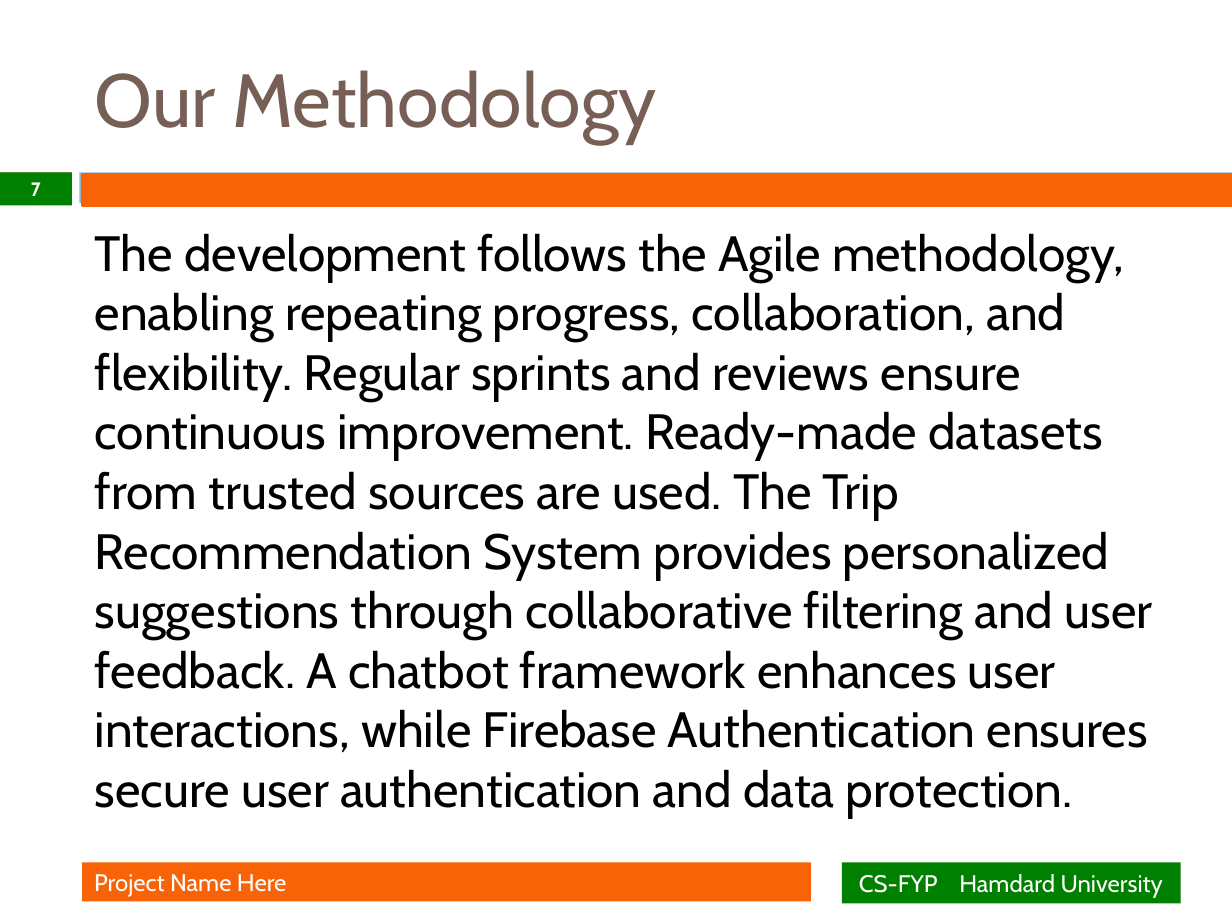
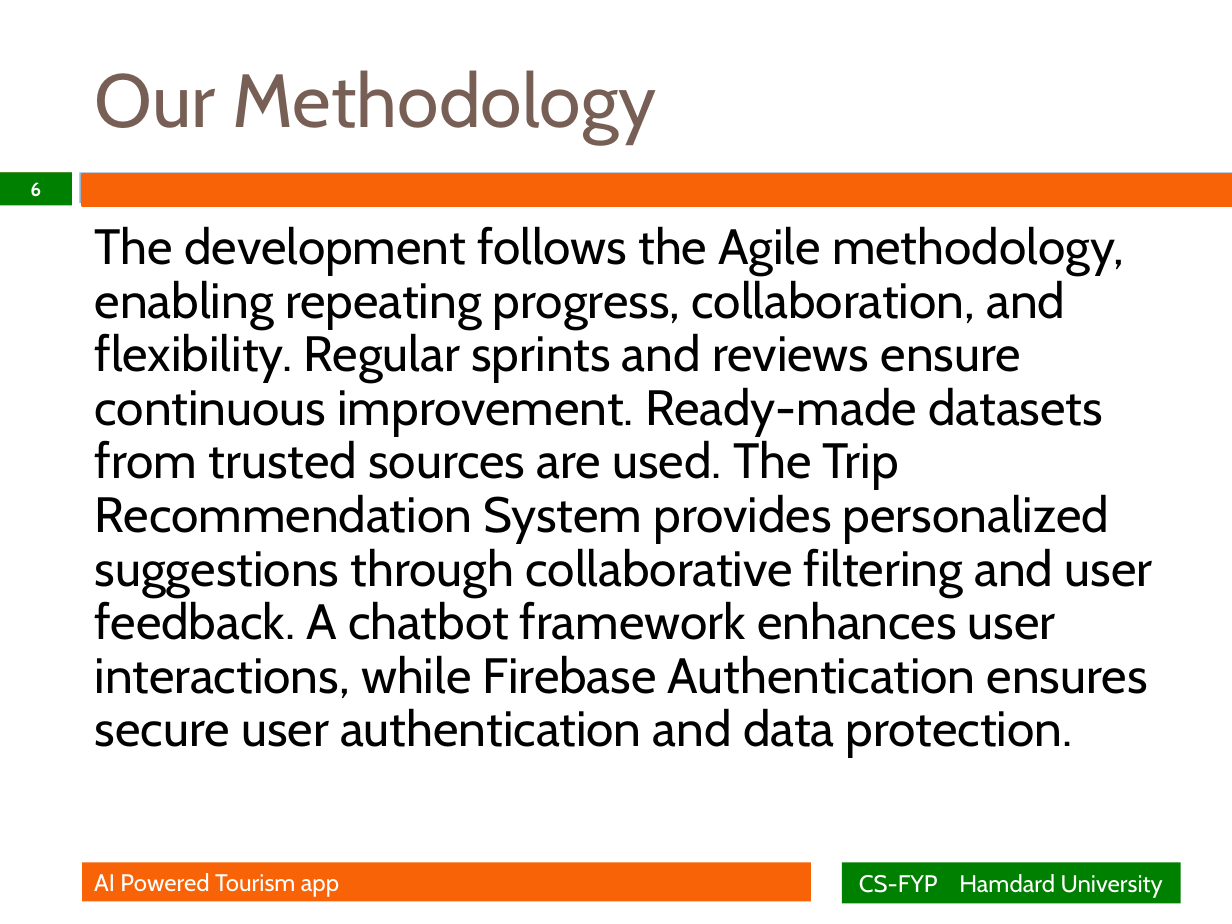
Before and after one commit to Daniyal702/TourismAppWithDocs, a slide deck: slide 6 of FYP Presentation.pptx (slide 7 before the commit). Drawn at 1232x924 pixels with LibreOffice and Linux fonts; fonts in the diff are those of the drawing; background and template pictures are left out. Boxes give left, top, right and bottom in pixels: in the first picture for what was removed or moved away, otherwise in the second. Text is boxed around its words. In the diff, an @@ line names an element or a change of style, - is before the commit and + after.

```diff
--- a/FYP Presentation.pptx
+++ b/FYP Presentation.pptx
@@ page number at (30,182,41,197): text changed @@
-7
+6
@@ text "The development follows the Agile ..." at (95,226,1153,757): line spacing 1 to 0.9 @@
@@ text in rectangle at (94,873,339,897): text changed @@
-Project Name Here
+AI Powered Tourism app
```
Also in this commit, not shown: 13 other slides changed, 2 slides added, 2 slides removed.
